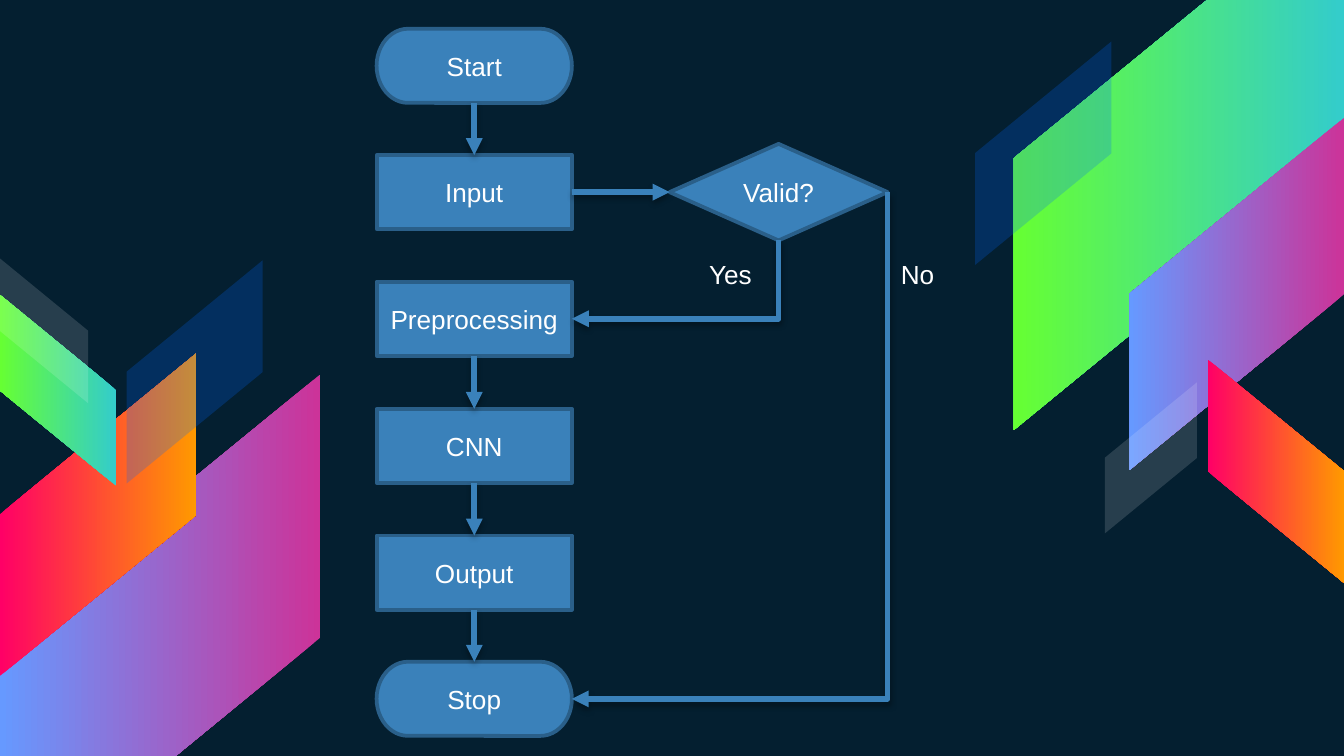
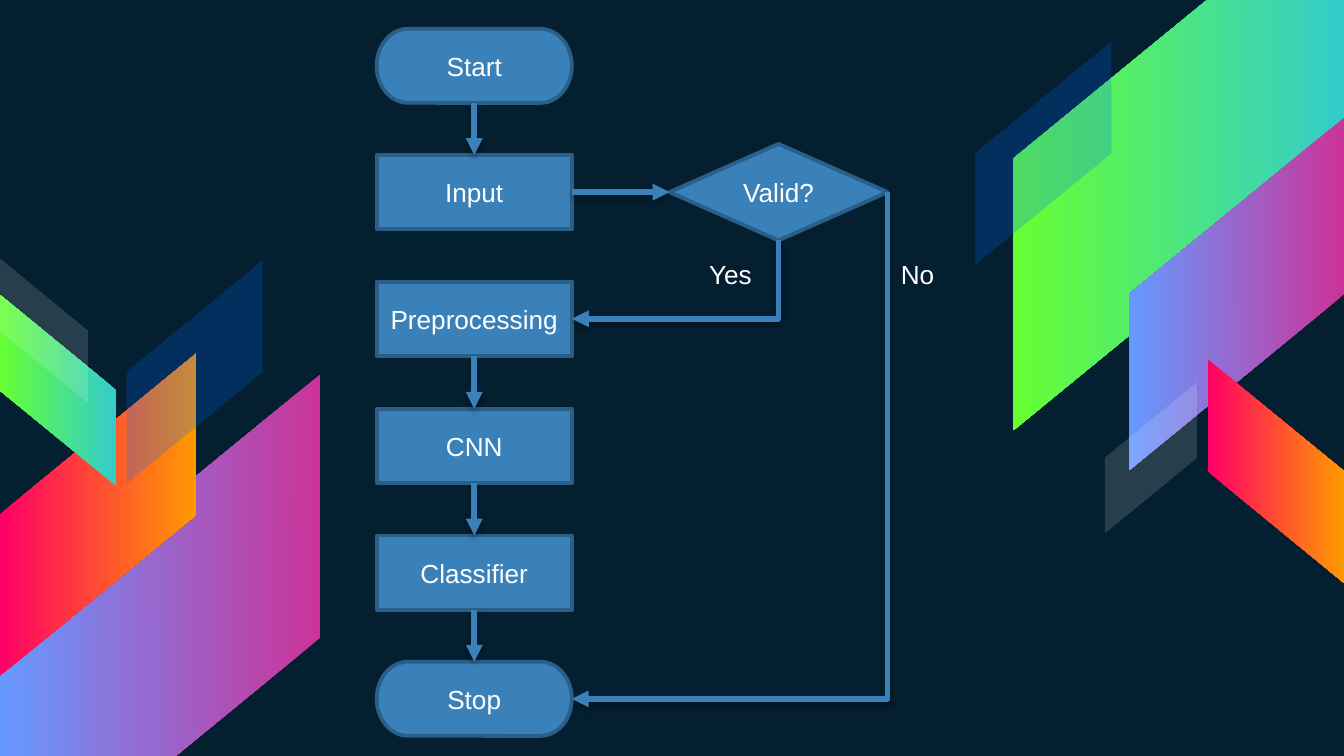
Before and after one commit to 15110383/MachineLearning, a slide deck: slide 15 of MALE.pptx. Drawn at 1344x756 pixels with LibreOffice and Linux fonts; fonts in the diff are those of the drawing. Boxes give left, top, right and bottom in pixels: in the first picture for what was removed or moved away, otherwise in the second. Text is boxed around its words. In the diff, an @@ line names an element or a change of style, - is before the commit and + after.

```diff
--- a/MALE.pptx
+++ b/MALE.pptx
@@ text in rectangle at [420, 564, 528, 584]: text changed @@
-Output
+Classifier
```
Also in this commit, not shown: 1 other file.
